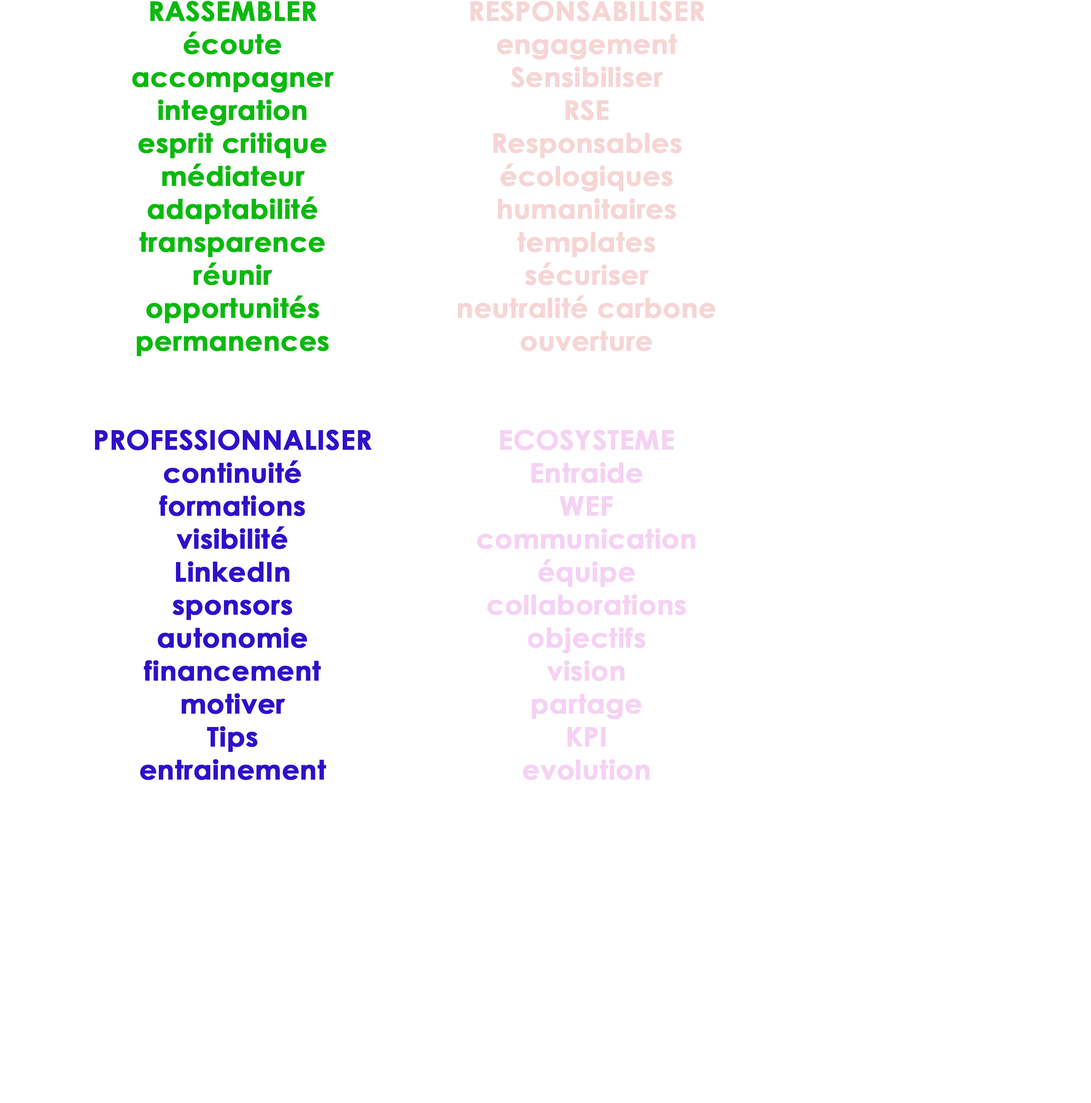
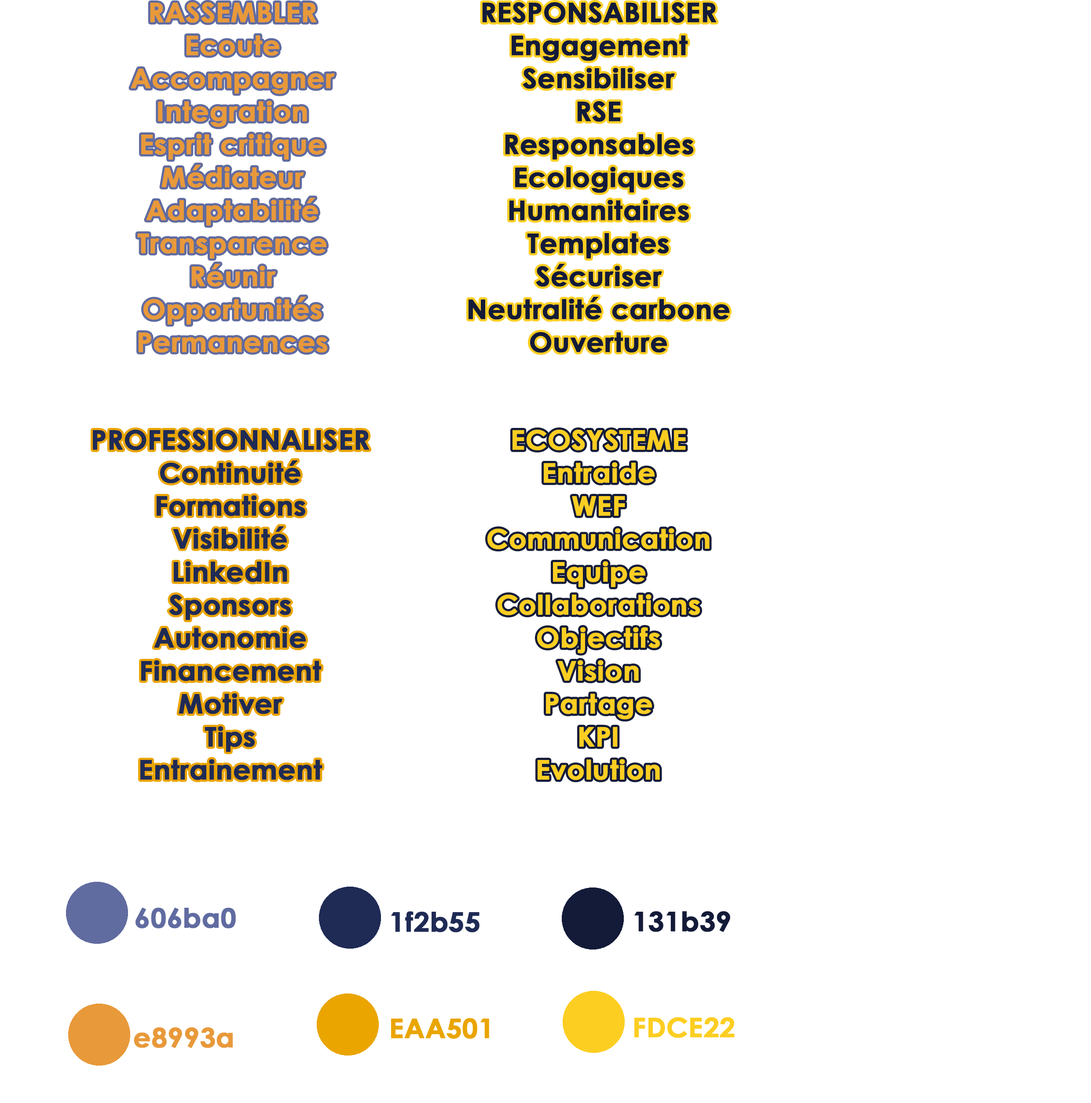
Layers edited between the first and the second 1091 × 1103 image:
removed layer "RESPONSABILISER engagement Sensibiliser RSE Responsables écolog" (was 20%) over (457, 0, 716, 781)
added layer "colors" above "ECOSYSTEME Entraide WEF Communication Equipe Collaborations Obj" over (65, 881, 735, 1066)
added layer "ECOSYSTEME Entraide WEF Communication Equipe Collaborations Obj" above "RESPONSABILISER Engagement Sensibiliser RSE Responsables Ecolog" over (487, 429, 710, 781)
added layer "RESPONSABILISER Engagement Sensibiliser RSE Responsables Ecolog" above "PROFESSIONNALISER Continuité Formations Visibilité LinkedIn Spo" over (468, 2, 730, 353)
added layer "PROFESSIONNALISER Continuité Formations Visibilité LinkedIn Spo" above "RASSEMBLER Ecoute Accompagner Integration Esprit critique Média" over (92, 429, 370, 781)
renamed "RASSEMBLER écoute accompagner integration esprit critique média" to "RASSEMBLER Ecoute Accompagner Integration Esprit critique Média", painted on it over (95, 0, 372, 781)
